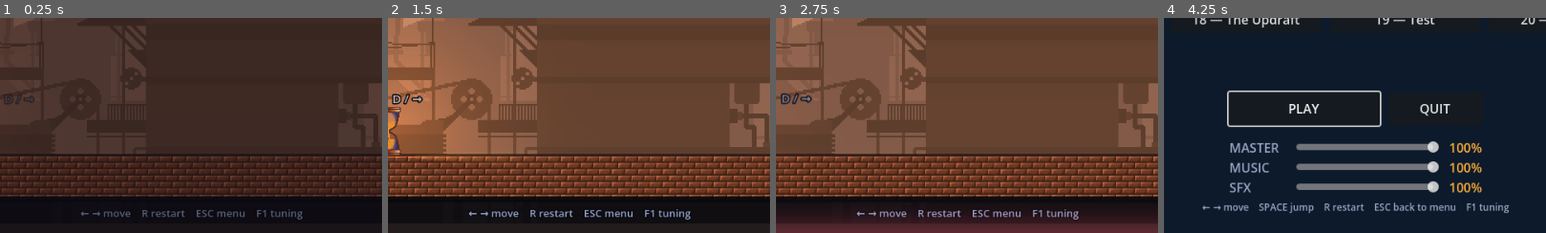
Above: before the commit, frames 1-4 (left to right).
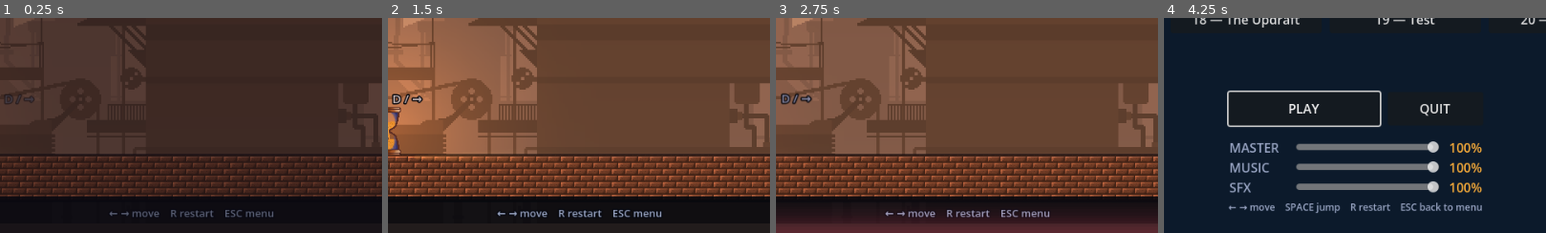
Above: after the commit, the same moments.

Repository: Athryell/GMTK-Game-Jam-2026
Game: Godot game, scene res://scenes/main.tscn
The game is run twice, just before and just after one commit, with the same random seed, the same clock (stepped at 60 frames per second) and the same inputs. Sound files missing from this copy of the repository are replaced by a short silence.
Inputs (mouse positions are % of the whole screen's width and height, from its top left):
- Up to frame 1 (0.25 s): no input
- Up to frame 2 (1.5 s): move the mouse to (72, 45) at 0.52 s; hold Right (move_right) 0.53-1.25 s; hold Space (jump) 0.53-1.25 s; click (72, 45) at 0.67 s; drag from (30, 55) to (96, 76) at 1.27 s
- Up to frame 3 (2.75 s): move the mouse to (60, 28) at 2.02 s; hold Left (move_left) from 2.03 s (still down); hold Space (jump) from 2.03 s (still down)
- Up to frame 4 (4.25 s): release Left (move_left) at 2.75 s; release Space (jump) at 2.75 s; drag from (45, 70) to (20, 35) at 2.77 s; move the mouse to (80, 65) at 3.52 s; hold Right (move_right) from 3.53 s (still down); hold Space (jump) from 3.53 s (still down); tap Escape (menu) at 4.15 s
The pictures show only the part of the screen within x 25-75%, y 50-100%; the shares and areas given below are measured in that part.

The runs differ from the first frame. In frame 1, 1.0% of the frame differs, in the area x 21-80%, y 88-94%; in frame 2, 1.2%; in frame 3, 1.2%; in frame 4, 1.7%, in the area x 10-91%, y 85-91%.

Commit message:
Drop the in-game tuning panel

Diff:
--- a/hourglass_hero_godot/project.godot
+++ b/hourglass_hero_godot/project.godot
@@ -69,11 +69,6 @@
 "events": [Object(InputEventKey,"resource_local_to_scene":false,"resource_name":"","device":-1,"window_id":0,"alt_press …(195 unchanged characters)…
 ]
 }
-toggle_tuner={
-"deadzone": 0.5,
-"events": [Object(InputEventKey,"resource_local_to_scene":false,"resource_name":"","device":-1,"window_id":0,"alt_pressed":false,"shift_pressed":false,"ctrl_pressed":false,"meta_pressed":false,"pressed":false,"keycode":0,"physical_keycode":4194332,"key_label":0,"unicode":0,"location":0,"echo":false,"script":null)
-]
-}
 toggle_fullscreen={
 "deadzone": 0.5,
 "events": [Object(InputEventKey,"resource_local_to_scene":false,"resource_name":"","device":-1,"window_id":0,"alt_press …(194 unchanged characters)…
--- a/hourglass_hero_godot/scenes/main.tscn
+++ b/hourglass_hero_godot/scenes/main.tscn
@@ -2,7 +2,6 @@
 
 [ext_resource type="Script" uid="uid://d3mhvo0cjknnw" path="res://scripts/main.gd" id="1_main"]
 [ext_resource type="PackedScene" path="res://scenes/ui/hud.tscn" id="2_hud"]
-[ext_resource type="PackedScene" path="res://scenes/ui/tuning_panel.tscn" id="3_tuner"]
 [ext_resource type="Script" uid="uid://bpnmrqm4rrcdj" path="res://scripts/fx/backdrop.gd" id="4_backdrop"]
 [ext_resource type="Script" uid="uid://bc74v0j7gldje" path="res://scripts/fx/camera_rig.gd" id="6_camera"]
 [ext_resource type="Script" uid="uid://bkc6p6ju874h" path="res://scripts/fx/cast_shadows.gd" id="7_shadow"]
@@ -26,8 +25,6 @@
 
 [node name="HUD" parent="." unique_id=1356686068 instance=ExtResource("2_hud")]
 
-[node name="TuningPanel" parent="." unique_id=1285630088 instance=ExtResource("3_tuner")]
-
 [node name="Transition" type="CanvasLayer" parent="."]
 layer = 3
 script = ExtResource("8_transition")
--- a/hourglass_hero_godot/scenes/ui/main_menu.tscn
+++ b/hourglass_hero_godot/scenes/ui/main_menu.tscn
@@ -90,5 +90,5 @@
 layout_mode = 2
 theme_override_colors/font_color = Color(0.604, 0.651, 0.769, 1)
 theme_override_font_sizes/font_size = 12
-text = "← → move    SPACE jump    R restart    ESC back to menu    F1 tuning"
+text = "← → move    SPACE jump    R restart    ESC back to menu"
 horizontal_alignment = 1
--- a/hourglass_hero_godot/scenes/ui/tuning_panel.tscn
+++ /dev/null
@@ -1,67 +0,0 @@
-[gd_scene load_steps=3 format=3]
-
-[ext_resource type="Script" path="res://scripts/ui/tuning_panel.gd" id="1_tuner"]
-
-[sub_resource type="StyleBoxFlat" id="StyleBoxFlat_panel"]
-bg_color = Color(0.043, 0.055, 0.098, 1)
-border_width_left = 2
-border_color = Color(0.29, 0.325, 0.427, 1)
-
-[node name="TuningPanel" type="CanvasLayer"]
-layer = 2
-script = ExtResource("1_tuner")
-
-[node name="Panel" type="PanelContainer" parent="."]
-anchor_left = 1.0
-anchor_right = 1.0
-anchor_bottom = 1.0
-offset_left = -340.0
-grow_horizontal = 0
-theme_override_styles/panel = SubResource("StyleBoxFlat_panel")
-grow_vertical = 2
-
-[node name="Margin" type="MarginContainer" parent="Panel"]
-layout_mode = 2
-theme_override_constants/margin_left = 14
-theme_override_constants/margin_top = 14
-theme_override_constants/margin_right = 14
-theme_override_constants/margin_bottom = 14
-
-[node name="Layout" type="VBoxContainer" parent="Panel/Margin"]
-layout_mode = 2
-theme_override_constants/separation = 8
-
-[node name="Title" type="Label" parent="Panel/Margin/Layout"]
-layout_mode = 2
-theme_override_font_sizes/font_size = 18
-text = "Tuning (F1)"
-
-[node name="Scroll" type="ScrollContainer" parent="Panel/Margin/Layout"]
-layout_mode = 2
-size_flags_vertical = 3
-horizontal_scroll_mode = 0
-
-[node name="Rows" type="VBoxContainer" parent="Panel/Margin/Layout/Scroll"]
-layout_mode = 2
-size_flags_horizontal = 3
-theme_override_constants/separation = 6
-
-[node name="Buttons" type="HBoxContainer" parent="Panel/Margin/Layout"]
-layout_mode = 2
-theme_override_constants/separation = 8
-
-[node name="Save" type="Button" parent="Panel/Margin/Layout/Buttons"]
-layout_mode = 2
-size_flags_horizontal = 3
-text = "Save"
-
-[node name="Reset" type="Button" parent="Panel/Margin/Layout/Buttons"]
-layout_mode = 2
-size_flags_horizontal = 3
-text = "Reset"
-
-[node name="Status" type="Label" parent="Panel/Margin/Layout"]
-layout_mode = 2
-theme_override_colors/font_color = Color(0.604, 0.651, 0.769, 1)
-theme_override_font_sizes/font_size = 12
-autowrap_mode = 3
--- a/hourglass_hero_godot/scripts/autoload/tuning.gd
+++ b/hourglass_hero_godot/scripts/autoload/tuning.gd
@@ -1,16 +1,10 @@
 ## Autoload `Tuning` — owns the single shared GameConfig instance, read
-## everywhere as `Tuning.cfg.<variable>` and live-editable from the F1 panel.
+## everywhere as `Tuning.cfg.<variable>`.
 extends Node
 
 const CONFIG_PATH := "res://resources/game_config.tres"
 
-## A tunable value changed; listeners holding derived numbers should refresh.
-signal changed
-
 var cfg: GameConfig
-
-## Values as of the last load or save, for the panel's Reset button.
-var _baseline: Dictionary = {}
 
 
 func _ready() -> void:
@@ -20,64 +14,3 @@
 	if cfg == null:
 		push_warning("game_config.tres not found — falling back to defaults.")
 		cfg = GameConfig.new()
-	_baseline = snapshot()
-
-
-## The tunable variables, grouped, as the tuning panel reads them.
-## Each entry: { group, name, min, max, step }.
-func tunable_properties() -> Array[Dictionary]:
-	var out: Array[Dictionary] = []
-	var group := ""
-	for prop in cfg.get_property_list():
-		if prop.usage & PROPERTY_USAGE_GROUP:
-			group = prop.name
-			continue
-		if not (prop.usage & PROPERTY_USAGE_EDITOR):
-			continue
-		if prop.type != TYPE_FLOAT or prop.hint != PROPERTY_HINT_RANGE:
-			continue
-		# An @export_range hint_string reads "min,max,step" (suffixes ignored).
-		var parts: PackedStringArray = prop.hint_string.split(",")
-		if parts.size() < 2:
-			continue
-		out.append({
-			"group": group,
-			"name": prop.name,
-			"min": float(parts[0]),
-			"max": float(parts[1]),
-			"step": float(parts[2]) if parts.size() > 2 else 0.01,
-		})
-	return out
-
-
-func set_value(prop: String, value: float) -> void:
-	cfg.set(prop, value)
-	changed.emit()
-
-
-func snapshot() -> Dictionary:
-	var d := {}
-	for p in tunable_properties():
-		d[p.name] = cfg.get(p.name)
-	return d
-
-
-## Restores the values as of the last load or save.
-func reset() -> void:
-	for key in _baseline:
-		cfg.set(key, _baseline[key])
-	changed.emit()
-
-
-## Writes the values back to the .tres. Editor-only: res:// is read-only in an
-## exported build.
-func save() -> bool:
-	if not OS.has_feature("editor"):
-		push_warning("Cannot save tuning outside the editor.")
-		return false
-	var err := ResourceSaver.save(cfg, CONFIG_PATH)
-	if err != OK:
-		push_error("Failed to save tuning: %s" % error_string(err))
-		return false
-	_baseline = snapshot()
-	return true
--- a/hourglass_hero_godot/scripts/entities/cannon.gd
+++ b/hourglass_hero_godot/scripts/entities/cannon.gd
@@ -106,7 +106,6 @@
 	_clock = phase * _period()
 	Game.plane_changed.connect(_on_plane_changed)
 	Game.next_plane_changed.connect(_on_next_plane_changed)
-	Tuning.changed.connect(_refresh)
 	EntityLight.attach(self, plane, Vector2.ZERO, Palette.MONSTER, 130.0, 0.5)
 	_on_plane_changed(Game.plane)
 	_on_next_plane_changed(Game.next_plane)
--- a/hourglass_hero_godot/scripts/entities/plane_area.gd
+++ b/hourglass_hero_godot/scripts/entities/plane_area.gd
@@ -30,8 +30,6 @@
 		return
 	Game.plane_changed.connect(_on_plane_changed)
 	Game.next_plane_changed.connect(_on_next_plane_changed)
-	# Ghost alpha is read inside `_draw`, so a tuning change needs a new frame.
-	Tuning.changed.connect(queue_redraw)
 	body_entered.connect(_on_body_entered)
 	if light_radius > 0.0:
 		EntityLight.attach(self, plane, size, light_tint, light_radius, light_energy,
--- a/hourglass_hero_godot/scripts/entities/platform.gd
+++ b/hourglass_hero_godot/scripts/entities/platform.gd
@@ -52,7 +52,6 @@
 		return
 	Game.plane_changed.connect(_on_plane_changed)
 	Game.next_plane_changed.connect(_on_next_plane_changed)
-	Tuning.changed.connect(queue_redraw)
 	_pad_detector.body_entered.connect(_on_pad_body_entered)
 	if kind == Kind.FLIP_PAD:
 		EntityLight.attach(self, plane, size, Palette.FLIP_PAD, 150.0, 1.0)
--- a/hourglass_hero_godot/scripts/entities/terrain.gd
+++ b/hourglass_hero_godot/scripts/entities/terrain.gd
@@ -45,7 +45,6 @@
 	_refresh()
 	Game.plane_changed.connect(_on_plane_changed)
 	Game.next_plane_changed.connect(_on_next_plane_changed)
-	Tuning.changed.connect(queue_redraw)
 	_on_plane_changed(Game.plane)
 	_on_next_plane_changed(Game.next_plane)
 
--- a/hourglass_hero_godot/scripts/fx/entity_light.gd
+++ b/hourglass_hero_godot/scripts/fx/entity_light.gd
@@ -36,7 +36,6 @@
 	shadow_enabled = false
 	set_process(pulse_rate > 0.0)
 	Game.plane_changed.connect(_on_plane_changed)
-	Tuning.changed.connect(_refresh)
 	_on_plane_changed(Game.plane)
 
 
--- a/hourglass_hero_godot/scripts/game_config.gd
+++ b/hourglass_hero_godot/scripts/game_config.gd
@@ -1,6 +1,4 @@
-## Every gameplay variable, in one place. Edit via `resources/game_config.tres`
-## or in game with F1: the tuning panel generates one slider per `@export_range`
-## below, grouped by `@export_group`.
+## Every gameplay variable, in one place. Edit via `resources/game_config.tres`.
 class_name GameConfig
 extends Resource
 
--- a/hourglass_hero_godot/scripts/main.gd
+++ b/hourglass_hero_godot/scripts/main.gd
@@ -30,7 +30,6 @@
 func _ready() -> void:
 	Game.status_changed.connect(_on_status_changed)
 	Game.flow_changed.connect(_on_flow_changed)
-	Tuning.changed.connect(_apply_world_light)
 	_apply_world_light()
 	Game.start_level(Game.level_index)
 	# The menu hands over on a hard cut; come out of the dark like any other level.
--- a/hourglass_hero_godot/scripts/ui/hud.gd
+++ b/hourglass_hero_godot/scripts/ui/hud.gd
@@ -10,8 +10,8 @@
 
 ## The bar along the bottom. A level that has taken the jump away must not go on
 ## advertising it.
-const HINT_FULL := "← → move    SPACE jump (turns the glass + moves you on)    R restart    ESC menu    F1 tuning"
-const HINT_NO_JUMP := "← → move    R restart    ESC menu    F1 tuning"
+const HINT_FULL := "← → move    SPACE jump (turns the glass + moves you on)    R restart    ESC menu"
+const HINT_NO_JUMP := "← → move    R restart    ESC menu"
 
 ## The bloom around the gauge while a feather's jump is in hand.
 const CHARGED_GLOW_RADIUS := 46.0
--- a/hourglass_hero_godot/scripts/ui/tuning_panel.gd
+++ /dev/null
@@ -1,101 +0,0 @@
-## In-game tuning panel (F1). Sliders are generated from the `@export_range`
-## entries in `game_config.gd`, grouped by `@export_group`.
-extends CanvasLayer
-
-const PANEL_WIDTH := 340.0
-
-@onready var _panel: PanelContainer = $Panel
-@onready var _rows: VBoxContainer = $Panel/Margin/Layout/Scroll/Rows
-@onready var _save_button: Button = $Panel/Margin/Layout/Buttons/Save
-@onready var _reset_button: Button = $Panel/Margin/Layout/Buttons/Reset
-@onready var _status: Label = $Panel/Margin/Layout/Status
-
-## Variable name → { slider, render }, so Reset can resync the widgets.
-var _sliders: Dictionary = {}
-
-
-func _ready() -> void:
-	_panel.custom_minimum_size.x = PANEL_WIDTH
-	_build_rows()
-	_save_button.pressed.connect(_on_save)
-	_reset_button.pressed.connect(_on_reset)
-	# Saving writes under res://, impossible in an exported build.
-	_save_button.disabled = not OS.has_feature("editor")
-	if _save_button.disabled:
-		_save_button.tooltip_text = "Only available from the Godot editor."
-	visible = false
-
-
-func _unhandled_input(event: InputEvent) -> void:
-	if event.is_action_pressed("toggle_tuner"):
-		visible = not visible
-		_status.text = ""
-		get_viewport().set_input_as_handled()
-
-
-func _build_rows() -> void:
-	var current_group := ""
-	for prop in Tuning.tunable_properties():
-		if prop.group != current_group:
-			current_group = prop.group
-			_rows.add_child(_make_group_header(current_group))
-		_rows.add_child(_make_slider_row(prop))
-
-
-func _make_group_header(title: String) -> Control:
-	var label := Label.new()
-	label.text = title.to_upper()
-	label.modulate = Palette.TEXT_DIM
-	label.custom_minimum_size.y = 26.0
-	label.vertical_alignment = VERTICAL_ALIGNMENT_BOTTOM
-	return label
-
-
-func _make_slider_row(prop: Dictionary) -> Control:
-	var row := VBoxContainer.new()
-	row.add_theme_constant_override("separation", 0)
-
-	var header := HBoxContainer.new()
-	var name_label := Label.new()
-	name_label.text = prop.name
-	name_label.size_flags_horizontal = Control.SIZE_EXPAND_FILL
-	var value_label := Label.new()
-	value_label.modulate = Palette.SAND_FULL
-	header.add_child(name_label)
-	header.add_child(value_label)
-
-	var slider := HSlider.new()
-	slider.min_value = prop.min
-	slider.max_value = prop.max
-	slider.step = prop.step
-	slider.value = Tuning.cfg.get(prop.name)
-	slider.custom_minimum_size.y = 18.0
-
-	var render_value := func(v: float) -> void:
-		value_label.text = ("%.2f" % v) if prop.step < 1.0 else str(int(round(v)))
-	render_value.call(slider.value)
-
-	slider.value_changed.connect(func(v: float) -> void:
-		Tuning.set_value(prop.name, v)
-		render_value.call(v)
-		_status.text = "")
-
-	row.add_child(header)
-	row.add_child(slider)
-	_sliders[prop.name] = {"slider": slider, "render": render_value}
-	return row
-
-
-func _on_save() -> void:
-	_status.text = "Saved to game_config.tres" if Tuning.save() \
-		else "Save failed (see the console)"
-
-
-func _on_reset() -> void:
-	Tuning.reset()
-	for prop_name in _sliders:
-		var value: float = Tuning.cfg.get(prop_name)
-		# No signal: `Tuning.reset()` already wrote every value.
-		_sliders[prop_name].slider.set_value_no_signal(value)
-		_sliders[prop_name].render.call(value)
-	_status.text = "Values restored"
Not shown, changed: hourglass_hero_godot/CLAUDE.md
